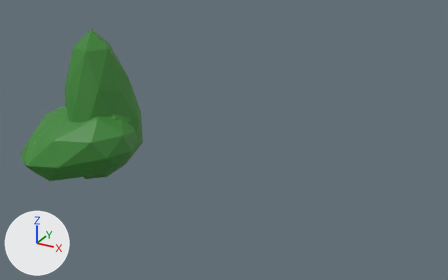
An edit to the Blender file Content/Geometry/Meshes/LowpolyBushes/Bushes.blend, drawn before and after from the same camera.
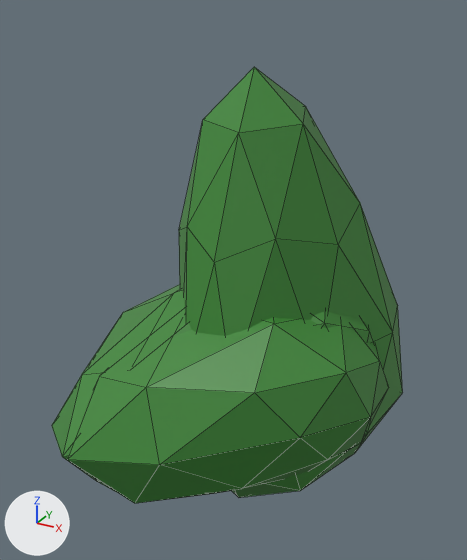
The first picture shows the older version from a 50 mm lens placed at (11.02, -12.67, 7.76), pointed at (4.15, -0.18, 1.52). The close-ups show both versions on the part from 1% to 37% of the width and 2% to 72% of the height of that picture; other places that the commit changed are outside them. The lights are fixed; the arrows at lower left show +X, +Y and +Z. The close-ups show mesh edges as thin lines.

The first close-up shows 'Bush01', 'Bush02', 'Bush03'.
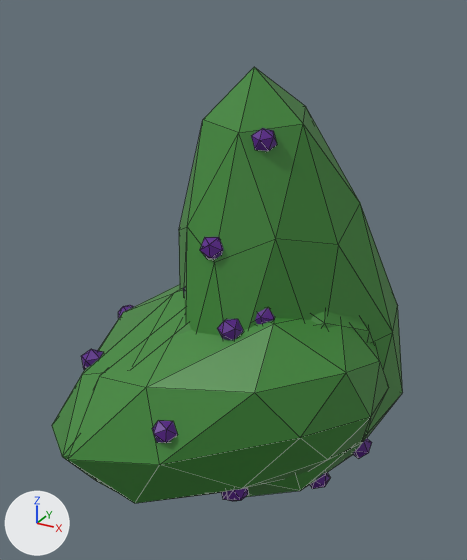
Boxes (x1, y1, x2, y2) around the edits, measured in the close-ups (467 x 560 px):
'Bush03', reshaped
    before: (68, 318, 389, 503)
    after: (68, 308, 389, 503)
'Bush01', reshaped
    before: (179, 67, 403, 498)
    after: (179, 67, 403, 497)
part 1 of me_icosphere, added (purple)
    after: (200, 237, 224, 259)
part 2 of me_icosphere, added (purple)
    after: (251, 128, 277, 151)
part 3 of me_icosphere, added (purple)
    after: (217, 319, 243, 340)
part 4 of me_icosphere, added
    after: (353, 438, 372, 459)
part 5 of me_icosphere, added
    after: (310, 472, 330, 489)
part 6 of me_icosphere_001, added
    after: (255, 308, 275, 324)
part 7 of me_icosphere_001, added (purple)
    after: (152, 421, 178, 443)
part 8 of me_icosphere_001, added
    after: (221, 492, 235, 501)
part 9 of me_icosphere_001, added
    after: (226, 488, 249, 501)
part 10 of me_icosphere_002, added
    after: (81, 349, 103, 370)
part 11 of me_icosphere_002, added
    after: (118, 305, 134, 319)

The change in detail:
Material 'Material.001' (mat_material_001) is new.
Its base color is (0.104, 0.0103, 0.267) (purple #5b1a8d).
me_icosphere has 42 vertices, 80 faces and spans x -1.15..1.11, y -1.2..1.13, z -0.47..3.81.
me_icosphere is used by ob_bush01; location (0.0, 0.0, 0.0).
me_icosphere part 1: a new loose piece, an icosphere of 20 faces spanning x -0.06..0.19, y -0.96..-0.75, z 2.19..2.41, in mat_material_001 (purple #5b1a8d).
me_icosphere part 2: a new loose piece, an icosphere of 20 faces spanning x 0.22..0.45, y -0.45..-0.23, z 3.11..3.36, in mat_material_001 (purple #5b1a8d).
me_icosphere part 3: a new loose piece, an icosphere of 20 faces spanning x 0.18..0.4, y -1.1..-0.85, z 1.46..1.68, in mat_material_001 (purple #5b1a8d).
me_icosphere part 4: a new loose piece, an icosphere of 20 faces spanning x 0.6..0.83, y 0.16..0.4, z -0.17..0.05, in mat_material_001 (purple #5b1a8d).
me_icosphere part 5: a new loose piece, an icosphere of 20 faces spanning x 0.44..0.66, y -0.33..-0.1, z -0.35..-0.12, in mat_material_001 (purple #5b1a8d).
me_icosphere now uses material mat_material_001 (purple #5b1a8d).
me_icosphere_001 has 42 vertices, 80 faces and spans x -1.15..1.38, y -2.17..1.01, z -0.26..1.77.
me_icosphere_001 is used by ob_bush03; location (0.0, 0.0, 0.0).
me_icosphere_001 part 6: a new loose piece, an icosphere of 20 faces spanning x 0.35..0.6, y -0.83..-0.61, z 1.53..1.76, in mat_material_001 (purple #5b1a8d).
me_icosphere_001 part 7: a new loose piece, an icosphere of 20 faces spanning x 0.0..0.24, y -1.91..-1.67, z 0.71..0.94, in mat_material_001 (purple #5b1a8d).
me_icosphere_001 part 8: a new loose piece, an icosphere of 20 faces spanning x 0.05..0.29, y -1.16..-0.94, z -0.22..0.03, in mat_material_001 (purple #5b1a8d).
me_icosphere_001 part 9: a new loose piece, an icosphere of 20 faces spanning x 0.29..0.52, y -1.34..-1.12, z -0.08..0.17, in mat_material_001 (purple #5b1a8d).
me_icosphere_001 now uses material mat_material_001 (purple #5b1a8d).
me_icosphere_002 has 42 vertices, 80 faces and spans x -2.09..1.12, y -2.15..1.29, z -0.26..2.02.
me_icosphere_002 is used by ob_bush02; location (0.0, 0.0, 0.0).
me_icosphere_002 part 10: a new loose piece, an icosphere of 20 faces spanning x -1.27..-1.05, y -1.44..-1.21, z 0.97..1.22, in mat_material_001 (purple #5b1a8d).
me_icosphere_002 part 11: a new loose piece, an icosphere of 20 faces spanning x -1.82..-1.58, y -0.4..-0.16, z 0.98..1.21, in mat_material_001 (purple #5b1a8d).
me_icosphere_002 now uses material mat_material_001 (purple #5b1a8d).
